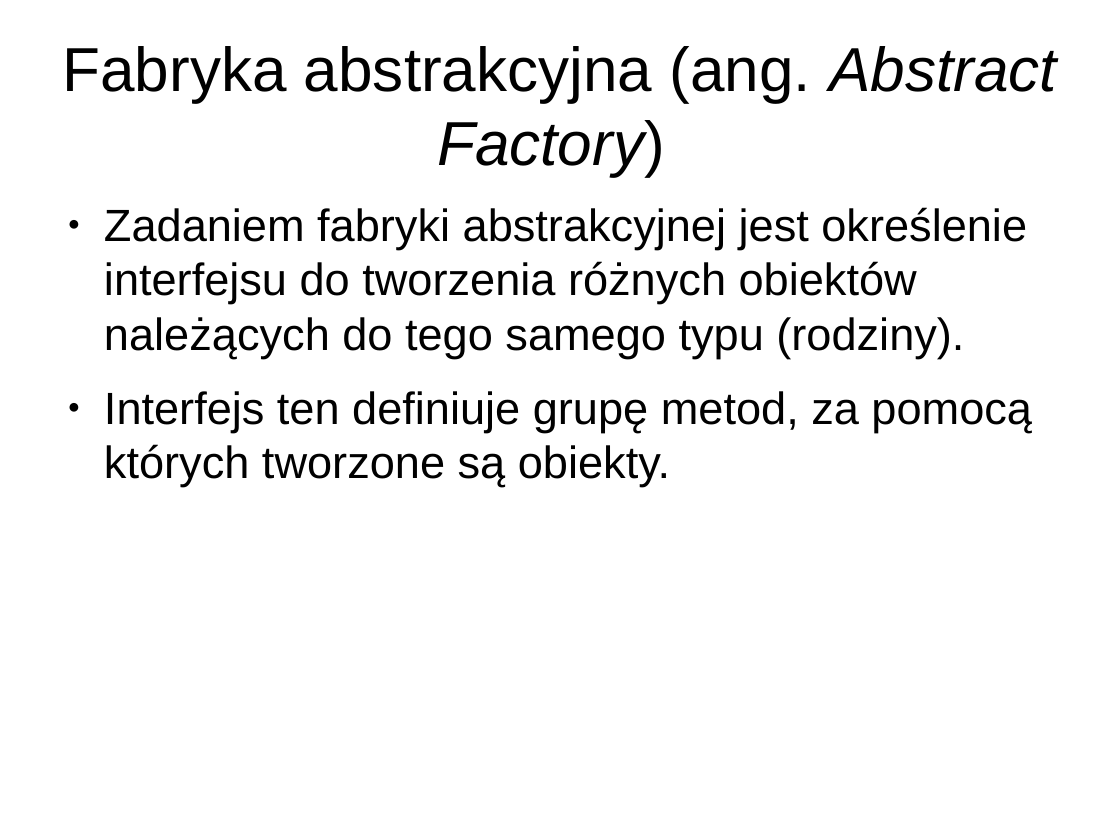
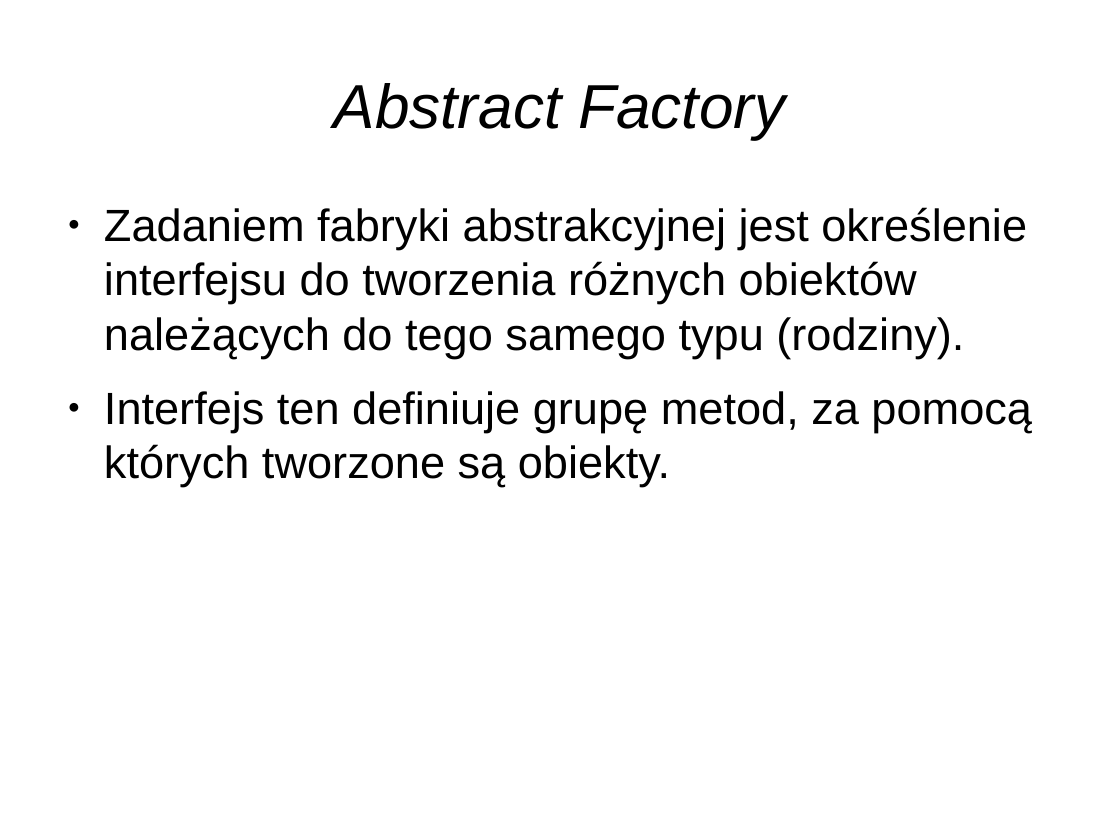
Before and after one commit to anicos/wzorce-projektowe-prezentacja, a slide deck: slide 41 of Part_1.odp. Drawn at 1120x840 pixels with LibreOffice and Linux fonts; fonts in the diff are those of the drawing. Boxes give left, top, right and bottom in pixels: in the first picture for what was removed or moved away, otherwise in the second. Text is boxed around its words. In the diff, an @@ line names an element or a change of style, - is before the commit and + after.

```diff
--- a/Part_1.odp
+++ b/Part_1.odp
@@ title at bbox=[334, 83, 785, 139]: text changed; italic on @@
-Fabryka abstrakcyjna (ang. Abstract Factory)
+Abstract Factory
```
Also in this commit, not shown: 9 other slides changed, 1 other file.
